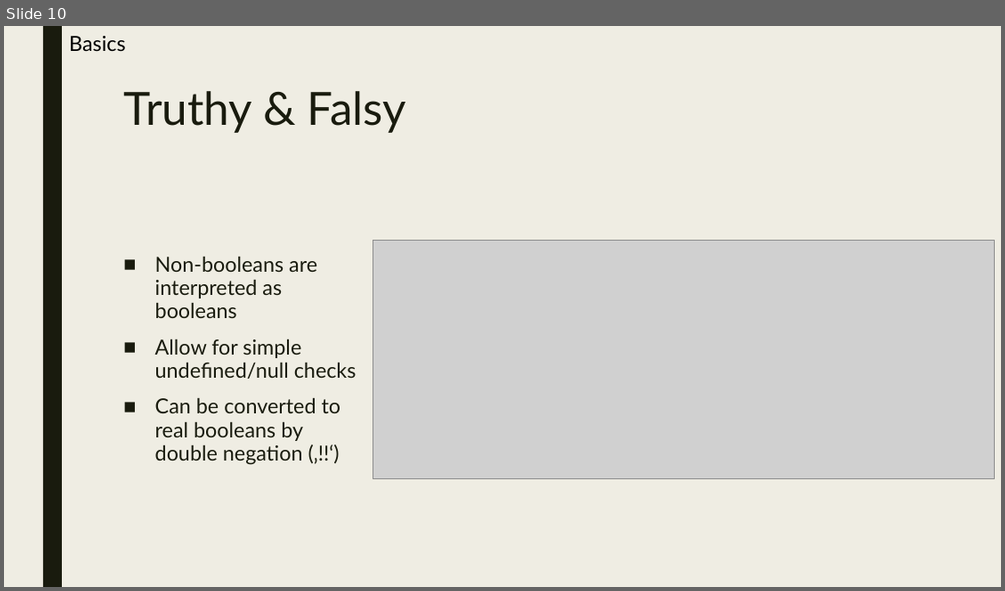
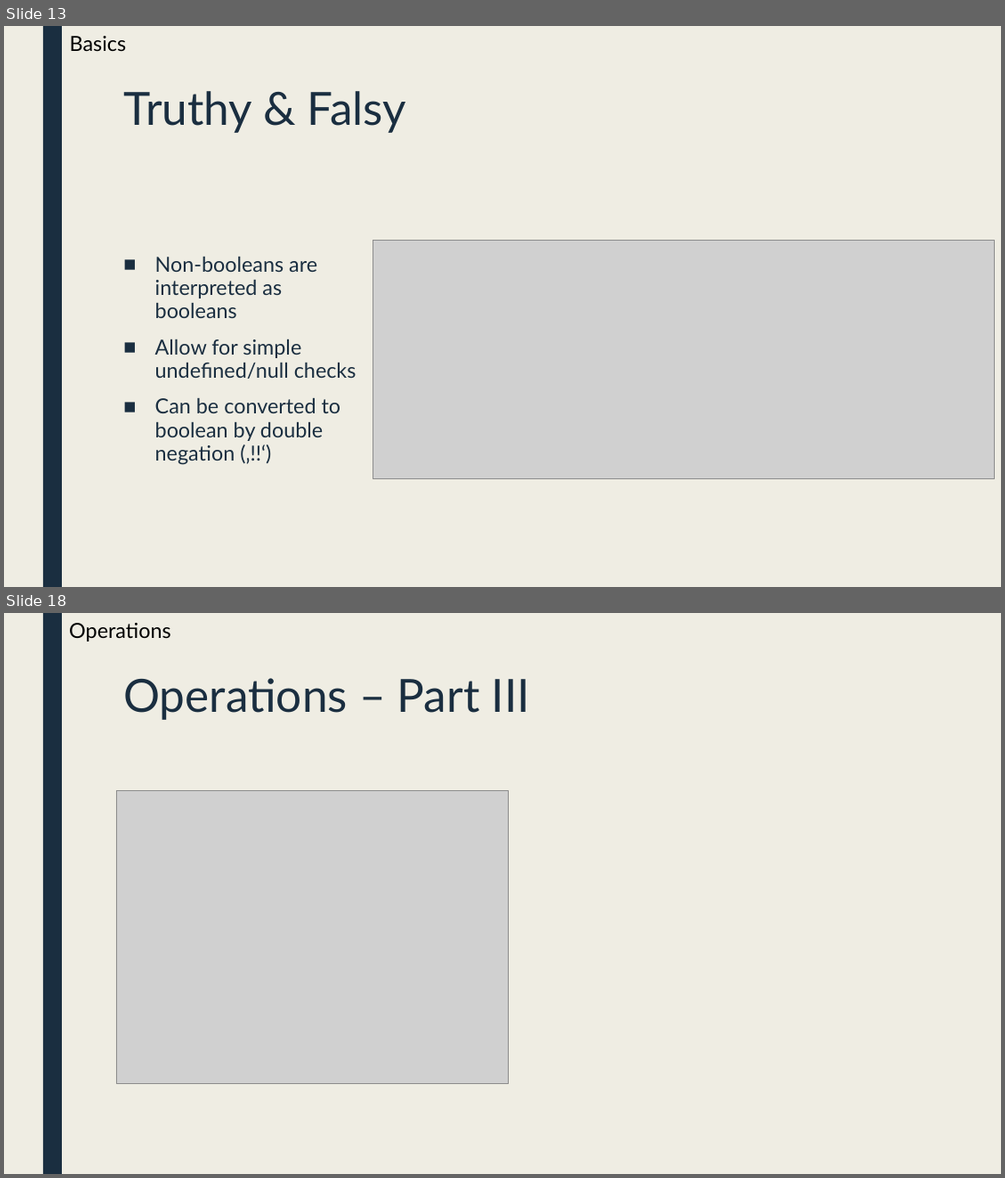
Before and after one commit to manuelhuber/typescript, a slide deck: Typescript.pptx. Shown one above the other, each under a label of ours: slide 10 before the commit, slides 13 and 18 after it; the slides between them are not shown. The pictures are 1005x591 and 1005x1178 pixels, drawn with LibreOffice and Linux fonts; fonts in the diff are those of the drawing; grey boxes stand for pictures. Boxes give left, top, right and bottom in pixels: in the first picture for what was removed or moved away, otherwise in the second. Text is boxed around its words. In the diff, an @@ line names an element or a change of style, - is before the commit and + after.

```diff
--- a/Typescript.pptx
+++ b/Typescript.pptx
@@ slide 18 added at bbox=[4, 613, 1001, 1174], background #EFEDE3; not listed: 1 template element that a slide beside it also shows @@
@@ text added at bbox=[69, 623, 170, 641], 20 pt, text #000000 @@
+Operations
@@ title added at bbox=[123, 678, 530, 720], 44 pt, text #1A2E40 @@
+Operations – Part III
@@ picture added at bbox=[116, 791, 509, 1084] @@
@@ what was slide 10 is now slide 13 @@
@@ slide 13 changed as well @@
@@ rectangle at bbox=[43, 26, 62, 587]: fill #191B0E to #1A2E40 @@
@@ title "Truthy & Falsy" at bbox=[123, 91, 406, 133]: text colour #191B0E to #1A2E40 @@
@@ text at bbox=[155, 256, 356, 378]: text colour #191B0E to #1A2E40 in "Non-booleans are interpreted as booleans", "Allow for simple undefined/null checks" @@
@@ text at bbox=[155, 397, 341, 465]: text changed; text colour #191B0E to #1A2E40 @@
-■ Can be converted to real booleans by double negation (‚!!‘)
+■ Can be converted to boolean by double negation (‚!!‘)
```
Also in this commit, not shown: 9 other slides changed, 37 other slides added, 2 other files.
